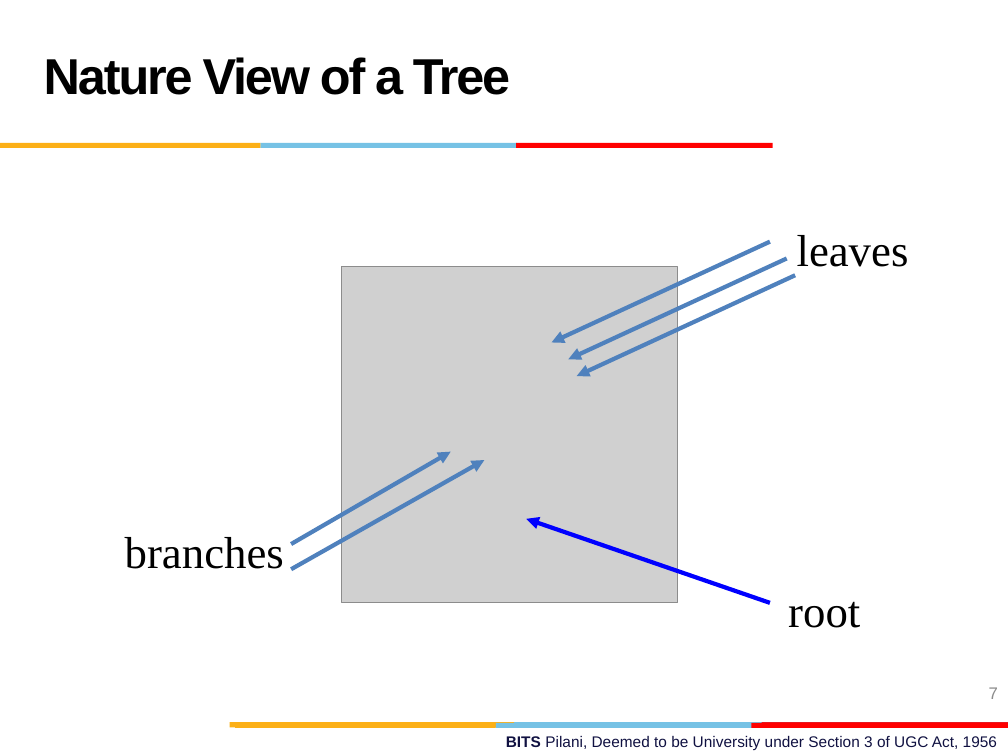
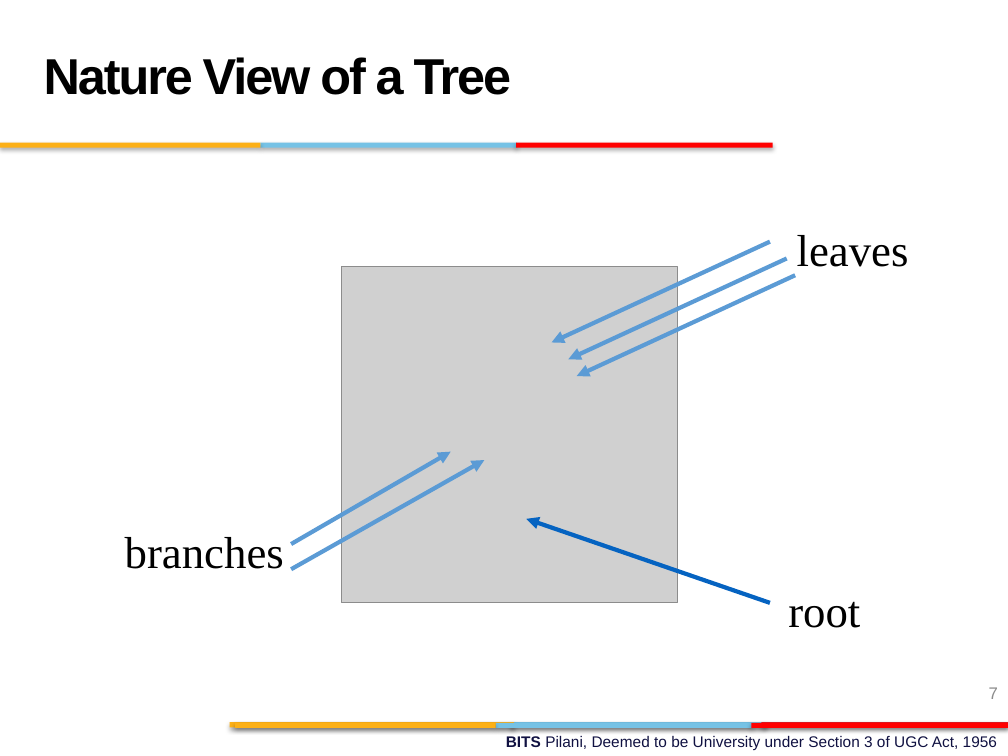
Before and after one commit to ElisonSherton/MTech_DSE, a slide deck: slide 7 of Sem1/DSAD/lecture_slides/DSAD_Session4.pptx. Drawn at 1008x756 pixels with LibreOffice and Linux fonts; fonts in the diff are those of the drawing; grey boxes stand for pictures; background and template pictures are left out. Boxes give left, top, right and bottom in pixels: in the first picture for what was removed or moved away, otherwise in the second. Text is boxed around its words. In the diff, an @@ line names an element or a change of style, - is before the commit and + after.

```diff
--- a/Sem1/DSAD/lecture_slides/DSAD_Session4.pptx
+++ b/Sem1/DSAD/lecture_slides/DSAD_Session4.pptx
@@ text "Nature View of a Tree" at <box>44,57,511,95</box>: indent changed @@
@@ arrow (770, 242) - (551, 343): stroke #4F81BD 3 pt to #5B9BD5 3 pt @@
@@ arrow (786, 258) - (569, 359): stroke #4F81BD 3 pt to #5B9BD5 3 pt @@
@@ arrow (795, 275) - (577, 376): stroke #4F81BD 3 pt to #5B9BD5 3 pt @@
@@ arrow (291, 570) - (484, 460): stroke #4F81BD 3 pt to #5B9BD5 3 pt @@
@@ arrow (291, 544) - (451, 452): stroke #4F81BD 3 pt to #5B9BD5 3 pt @@
@@ rectangle "branches" at <box>115,519,299,583</box>: outline #FFFFFF 1 pt to #FFFFFF 0.99 pt @@
@@ arrow (526, 519) - (770, 603): stroke #0000FF 3 pt to #0563C1 3 pt @@
@@ shadow on in 9 elements at <box>510,722,767,727</box>, <box>230,722,514,727</box>, <box>496,723,753,728</box>, <box>235,723,495,728</box>, <box>751,723,1008,728</box>, <box>260,143,517,148</box>, <box>0,143,260,148</box>, <box>516,143,773,148</box>, <box>761,722,1007,727</box> @@
```
Also in this commit, not shown: 45 other slides changed, 4 slides added, 4 slides removed, 33 other files.
